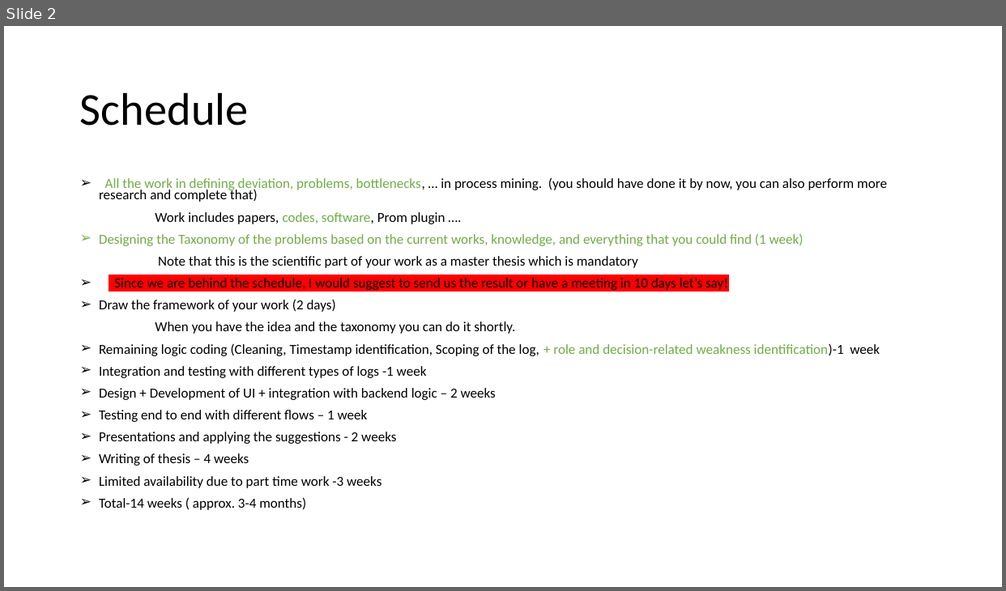
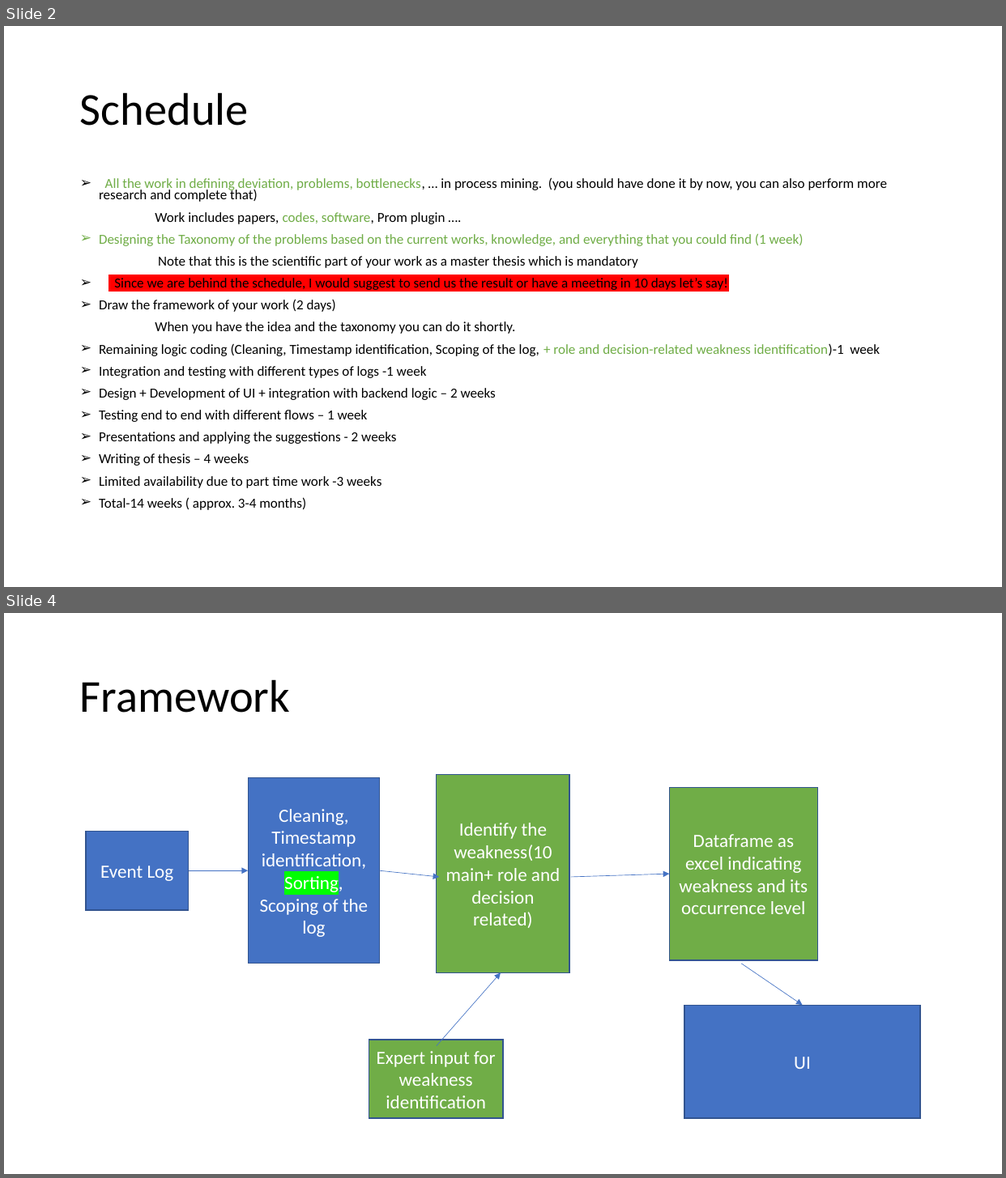
Before and after one commit to deepak-sateesh/processmining, a slide deck: Presentations/Presentation10.pptx. Shown one above the other, each under a label of ours: slide 2 before the commit, slides 2 and 4 after it; the slides between them are not shown. The pictures are 1006x591 and 1006x1178 pixels, drawn with LibreOffice and Linux fonts; fonts in the diff are those of the drawing. Boxes give left, top, right and bottom in pixels: in the first picture for what was removed or moved away, otherwise in the second. Text is boxed around its words. In the diff, an @@ line names an element or a change of style, - is before the commit and + after.

```diff
--- a/Presentations/Presentation10.pptx
+++ b/Presentations/Presentation10.pptx
@@ slide 4 added at (4,613,1002,1174), background #FFFFFF @@
@@ title added at (80,679,290,713), 44 pt, text #000000 @@
+Framework
@@ rectangle added at (248,777,380,964), fill #4472C4, outline #325491 1 pt, 18 pt, text #FFFFFF @@
+Cleaning, Timestamp identification, Sorting, Scoping of the log
@@ rectangle added at (437,775,570,973), fill #70AD47, outline #325491 1 pt, 18 pt, text #FFFFFF @@
+Identify the weakness(10 main+ role and decision related)
@@ rectangle added at (670,787,818,960), fill #70AD47, outline #325491 1 pt, 18 pt, text #FFFFFF @@
+Dataframe as excel indicating weakness and its occurrence level
@@ rectangle added at (86,832,188,911), fill #4472C4, outline #325491 1 pt, 18 pt, text #FFFFFF @@
+Event Log
@@ arrow added from (188, 871) to (248, 871), #4472C4 0.5 pt @@
@@ arrow added from (380, 871) to (439, 877), #4472C4 0.5 pt @@
@@ arrow added from (571, 877) to (670, 875), #4472C4 0.5 pt @@
@@ arrow added from (437, 1046) to (501, 973), #4472C4 0.5 pt @@
@@ arrow added from (741, 964) to (803, 1005), #4472C4 0.5 pt @@
@@ rectangle added at (684,1005,920,1118), fill #4472C4, outline #325491 1 pt, 18 pt, text #FFFFFF @@
+UI
@@ rectangle added at (368,1040,503,1118), fill #70AD47, outline #325491 1 pt, 18 pt, text #FFFFFF @@
+Expert input for weakness identification
```
Also in this commit, not shown: 1 slide changed, 47 other files.
